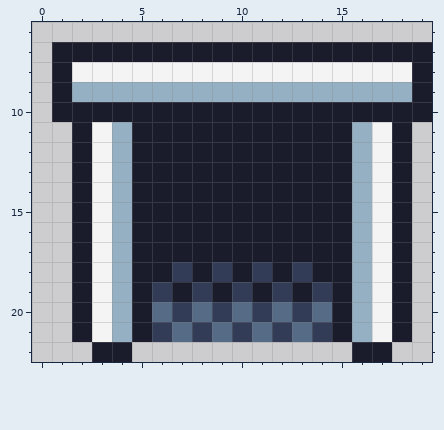
One commit to this pixel-art sprite: assets/sprites/interactables/teleport_basic.png. This is how it looked before the edit.
The file is 21x23 pixels. Shown: x 0..19, y 6..22. The old version is drawn lined up with the new one, on the new canvas.
Once edited:
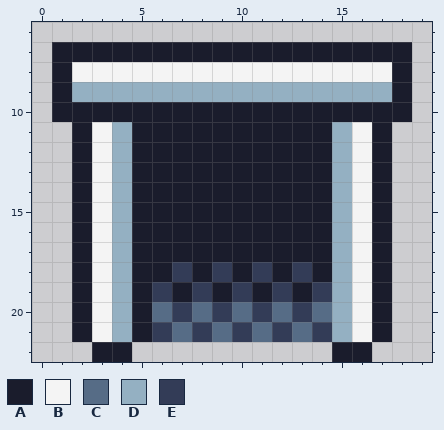
Palette (. is transparent): A #1a1c2c  B #f4f4f4  C #566c86  D #94b0c2  E #333c57
Difference:
{"change": "canvas 21x23 -> 20x23 (the part of the old canvas that was cut away was empty and is not shown)"}
{"y":7,"x":19,"old":"A","new":"."}
{"y":8,"x":18,"old":"BA","new":"A."}
{"y":9,"x":18,"old":"DA","new":"A."}
{"y":10,"x":19,"old":"A","new":"."}
{"y":11,"x":15,"old":"ADBA","new":"DBA."}
{"y":12,"x":15,"old":"ADBA","new":"DBA."}
{"y":13,"x":15,"old":"ADBA","new":"DBA."}
{"y":14,"x":15,"old":"ADBA","new":"DBA."}
{"y":15,"x":15,"old":"ADBA","new":"DBA."}
{"y":16,"x":15,"old":"ADBA","new":"DBA."}
{"y":17,"x":15,"old":"ADBA","new":"DBA."}
{"y":18,"x":15,"old":"ADBA","new":"DBA."}
{"y":19,"x":15,"old":"ADBA","new":"DBA."}
{"y":20,"x":15,"old":"ADBA","new":"DBA."}
{"y":21,"x":15,"old":"ADBA","new":"DBA."}
{"y":22,"x":15,"old":".","new":"A"}
{"y":22,"x":17,"old":"A","new":"."}
{"label":"changed","picture_box":[332,42,432,362]}
